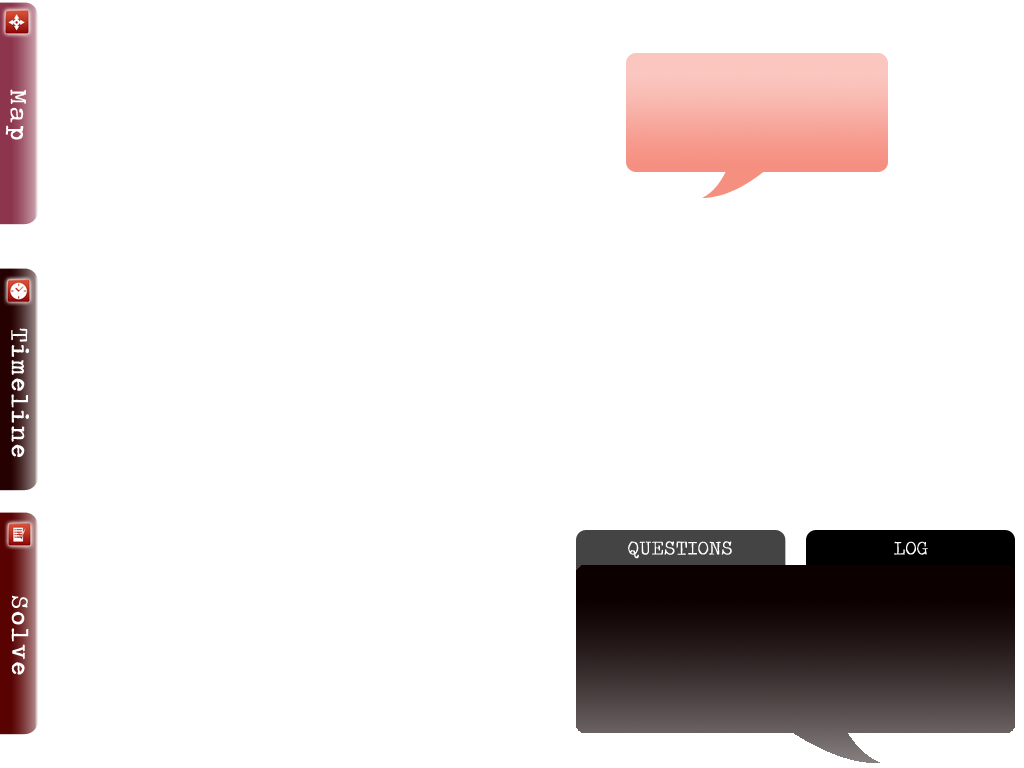
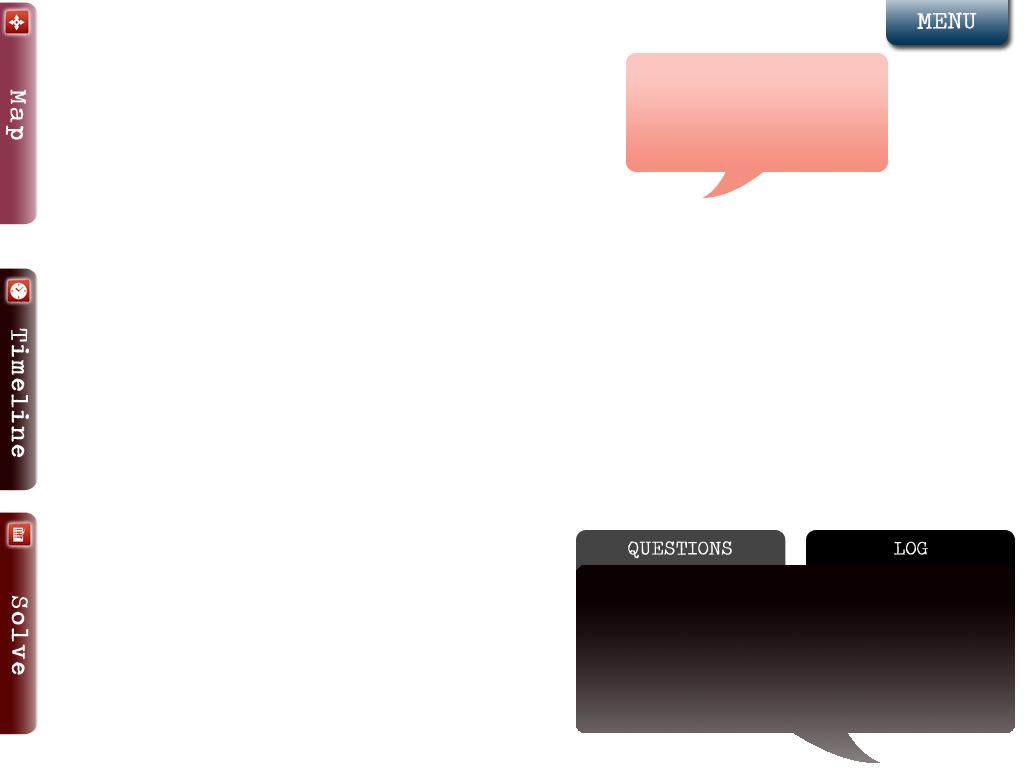
Two versions of the same layered image (1024x768). Layer-by-layer changes:
added group "Group 1" with 2 layers above "map" over [886, 0, 1008, 45]
added layer "MENU" in group "Group 1" over [917, 12, 977, 29]
added layer "Shape 10" in group "Group 1" over [886, 0, 1008, 45]
